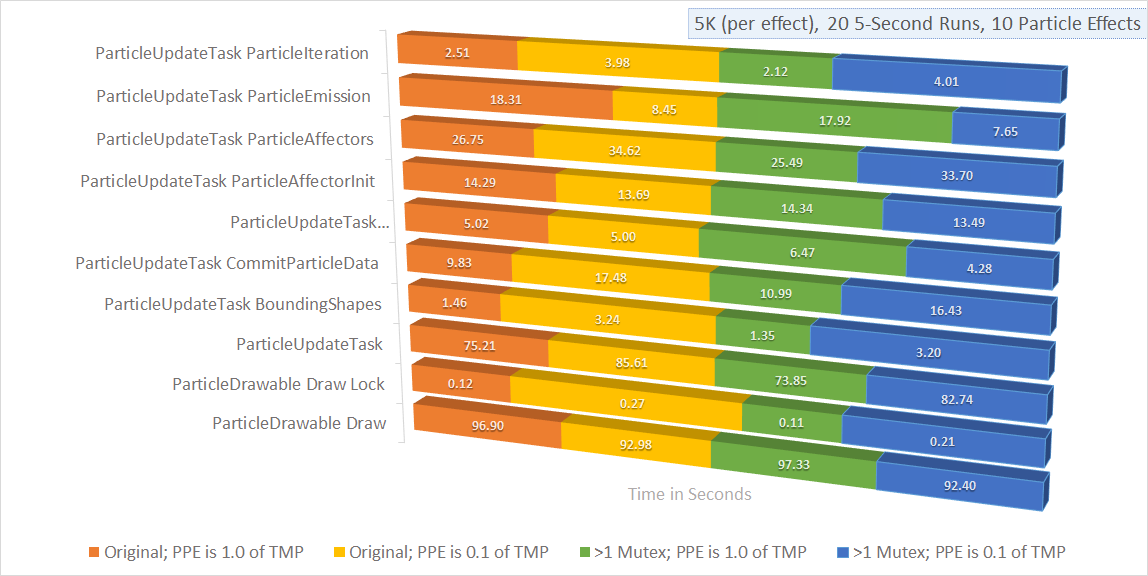
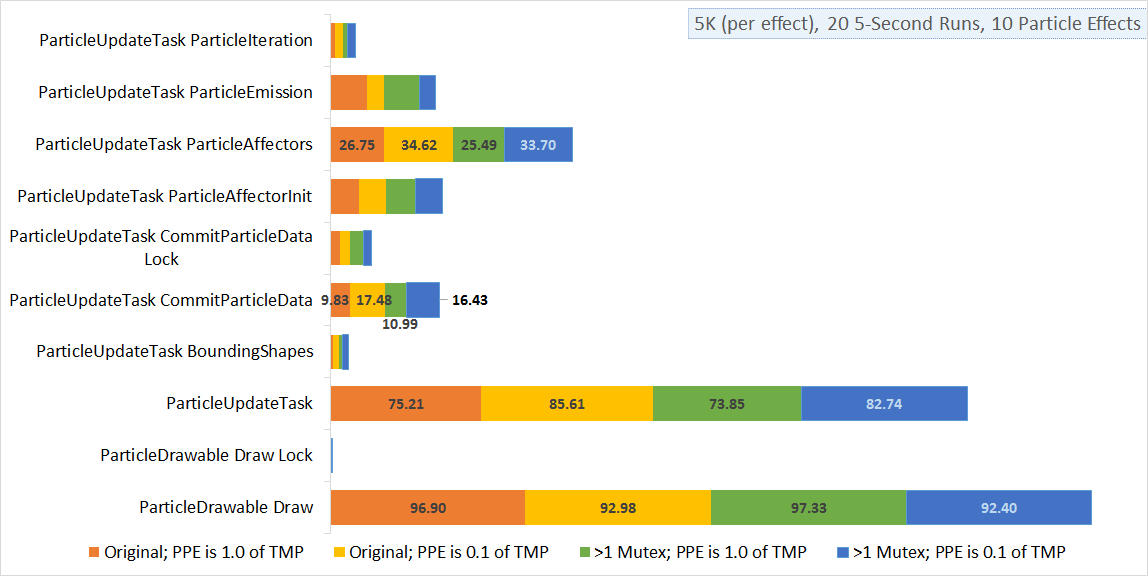
Two versions of the same layered image (1148x576). Layer-by-layer changes:
added layer "Layer 4" above "Layer 3" over [10,14,1092,561]
